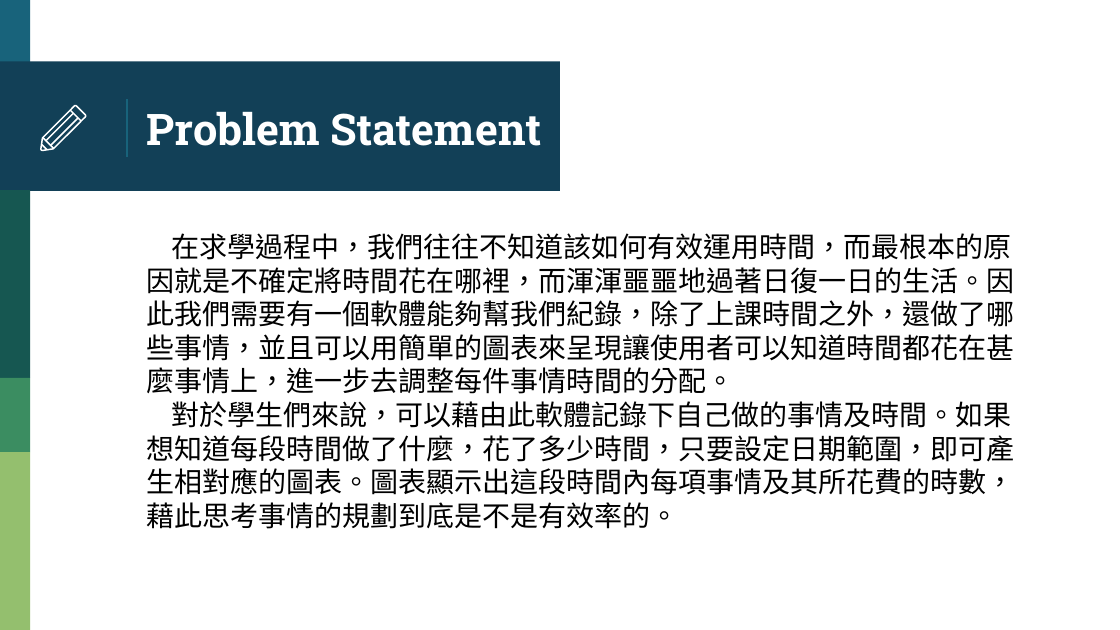
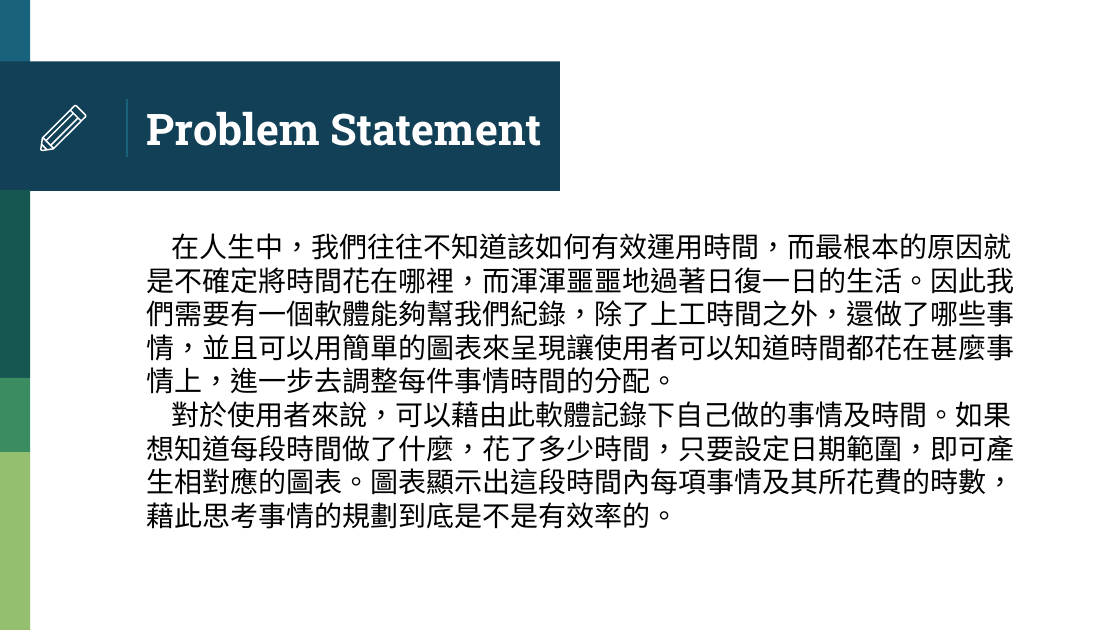
Before and after one commit to HankTwZhong/OOAD, a slide deck: slide 3 of OOAD_Midterm.pptx. Drawn at 1120x630 pixels with LibreOffice and Linux fonts; fonts in the diff are those of the drawing. Boxes give left, top, right and bottom in pixels: in the first picture for what was removed or moved away, otherwise in the second. Text is boxed around its words. In the diff, an @@ line names an element or a change of style, - is before the commit and + after.

```diff
--- a/OOAD_Midterm.pptx
+++ b/OOAD_Midterm.pptx
@@ text at (146, 233, 1014, 529): text changed @@
-在求學過程中，我們往往不知道該如何有效運用時間，而最根本的原因就是不確定將時間花在哪裡，而渾渾噩噩地過著日復一日的生活。因此我們需要有一個軟體能夠幫我們紀錄，除了上課時間之外，還做了哪些事情，並且可以用簡單的圖表來呈現讓使用者可以知道時間都花在甚麼事情上，進一步去調整每件事情時間的分配。
-對於學生們來說，可以藉由此軟體記錄下自己做的事情及時間。如果想知道每段時間做了什麼，花了多少時間，只要設定日期範圍，即可產生相對應的圖表。圖表顯示出這段時間內每項事情及其所花費的時數，藉此思考事情的規劃到底是不是有效率的。
+在人生中，我們往往不知道該如何有效運用時間，而最根本的原因就是不確定將時間花在哪裡，而渾渾噩噩地過著日復一日的生活。因此我們需要有一個軟體能夠幫我們紀錄，除了上工時間之外，還做了哪些事情，並且可以用簡單的圖表來呈現讓使用者可以知道時間都花在甚麼事情上，進一步去調整每件事情時間的分配。
+對於使用者來說，可以藉由此軟體記錄下自己做的事情及時間。如果想知道每段時間做了什麼，花了多少時間，只要設定日期範圍，即可產生相對應的圖表。圖表顯示出這段時間內每項事情及其所花費的時數，藉此思考事情的規劃到底是不是有效率的。
```
Also in this commit, not shown: 3 other slides changed, 1 slide added, 1 slide removed, 19 other files.
